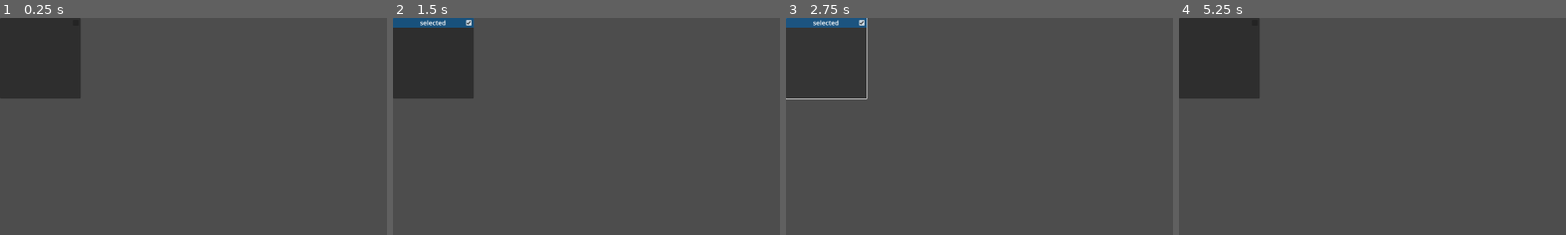
Above: before the commit, frames 1-4 (left to right).
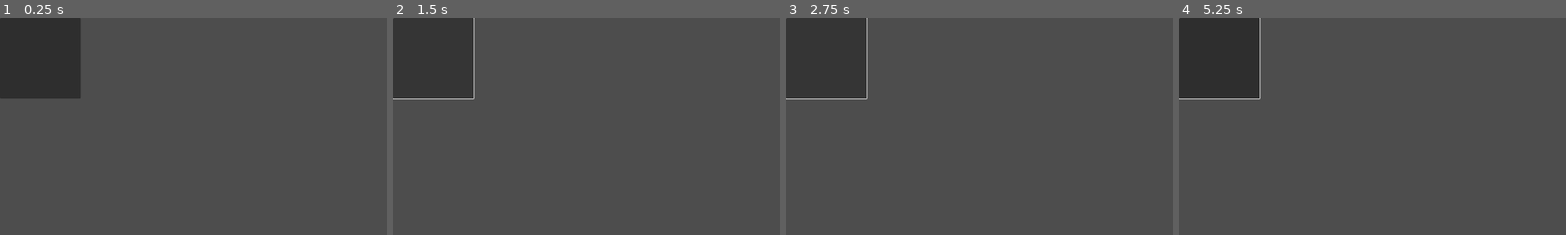
Above: after the commit, the same moments.

Repository: hunsri/3DAM
Game: Godot game, scene res://scenes/subscenes/asset_tiles/AssetTile.tscn
Two runs of this game, one before a commit and one after it. Both use one fixed random seed, a clock stepped at 60 frames per second and the inputs below. This scene is started directly instead of the project's main scene.
Inputs (mouse positions are % of the whole screen's width and height, from its top left):
- Up to frame 1 (0.25 s): no input
- Up to frame 2 (1.5 s): click (5, 9) at 0.5 s; click (10, 1) at 1.27 s
- Up to frame 3 (2.75 s): click (5, 9) at 2 s
- Up to frame 4 (5.25 s): click (10, 1) at 2.77 s; click (5, 9) at 3.5 s; click (10, 1) at 4.27 s; tap Enter at 5 s; move the mouse to (72, 45) at 5.02 s; click (72, 45) at 5.1 s
The pictures show only the part of the screen within x 0-50%, y 0-50%; the shares and areas given below are measured in that part.

The runs differ from the first frame. In frame 2, 1.1% of the frame differs, in the area x 0-22%, y 0-38%; in frame 3, 0.9%; in frame 4, 0.2%.
Error in both runs: Invalid access to property or key 'dh' on a base object of type 'Nil'. (res://scripts/tiles/AssetTile2D.gd:25)

Commit message:
prepare non asset exclusion

Diff:
--- a/scripts/tiles/tile_sub_logic.gd
+++ b/scripts/tiles/tile_sub_logic.gd
@@ -3,6 +3,8 @@
 @export var selected: CheckBox
 @export var selected_status_bar: Node
 @export var downloaded_status_bar: Node
+
+var _is_asset = false
 
 enum TileStatus {
 	NONE,
@@ -13,7 +15,10 @@
 var tile_status: TileStatus = TileStatus.DEFAULT
 
 func _ready():
-	change_status(tile_status)
+	if _is_asset:
+		change_status(tile_status)
+	else:
+		change_status(TileStatus.NONE)
 
 func change_status(status: TileStatus) -> void:
 	tile_status = status
